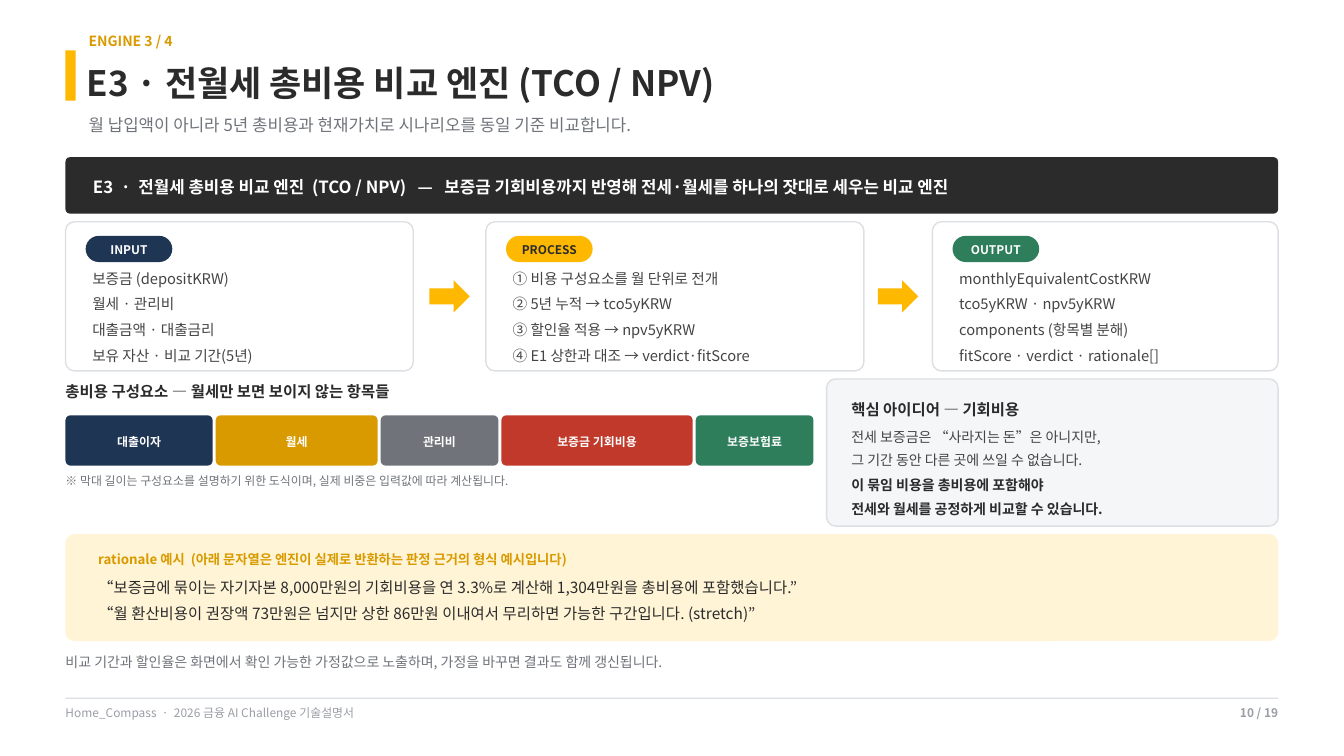
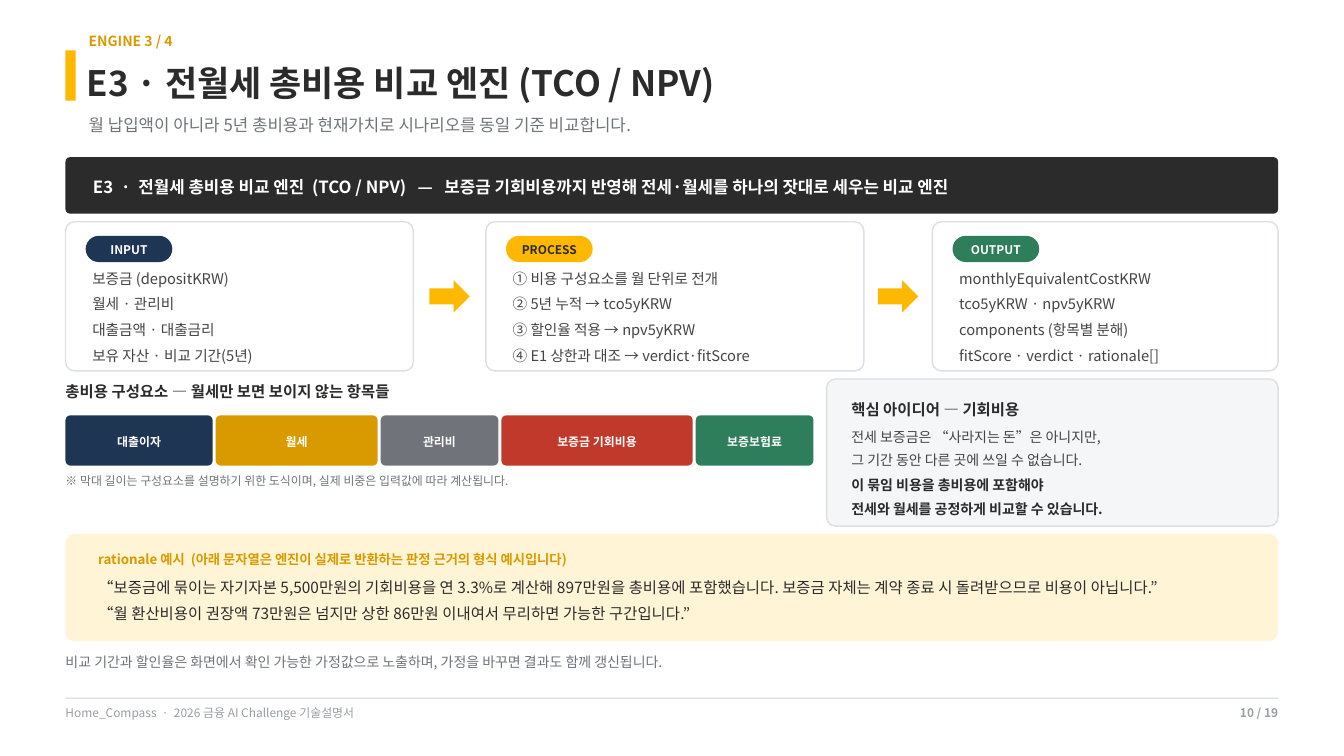
Before and after one commit to dnhynk/Home_Compass, a slide deck: slide 10 of docs/competition/기술설명서_Home_Compass.pptx. Drawn at 1344x756 pixels with LibreOffice and Linux fonts; fonts in the diff are those of the drawing. Boxes give left, top, right and bottom in pixels: in the first picture for what was removed or moved away, otherwise in the second. Text is boxed around its words. In the diff, an @@ line names an element or a change of style, - is before the commit and + after.

```diff
--- a/docs/competition/기술설명서_Home_Compass.pptx
+++ b/docs/competition/기술설명서_Home_Compass.pptx
@@ text in rounded rectangle at (x1=98, y1=580, x2=1158, y2=621): text changed @@
-“보증금에 묶이는 자기자본 8,000만원의 기회비용을 연 3.3%로 계산해 1,304만원을 총비용에 포함했습니다.”
-“월 환산비용이 권장액 73만원은 넘지만 상한 86만원 이내여서 무리하면 가능한 구간입니다. (stretch)”
+“보증금에 묶이는 자기자본 5,500만원의 기회비용을 연 3.3%로 계산해 897만원을 총비용에 포함했습니다. 보증금 자체는 계약 종료 시 돌려받으므로 비용이 아닙니다.”
+“월 환산비용이 권장액 73만원은 넘지만 상한 86만원 이내여서 무리하면 가능한 구간입니다.”
```
Also in this commit, not shown: 2 other slides changed, 3 other files.
